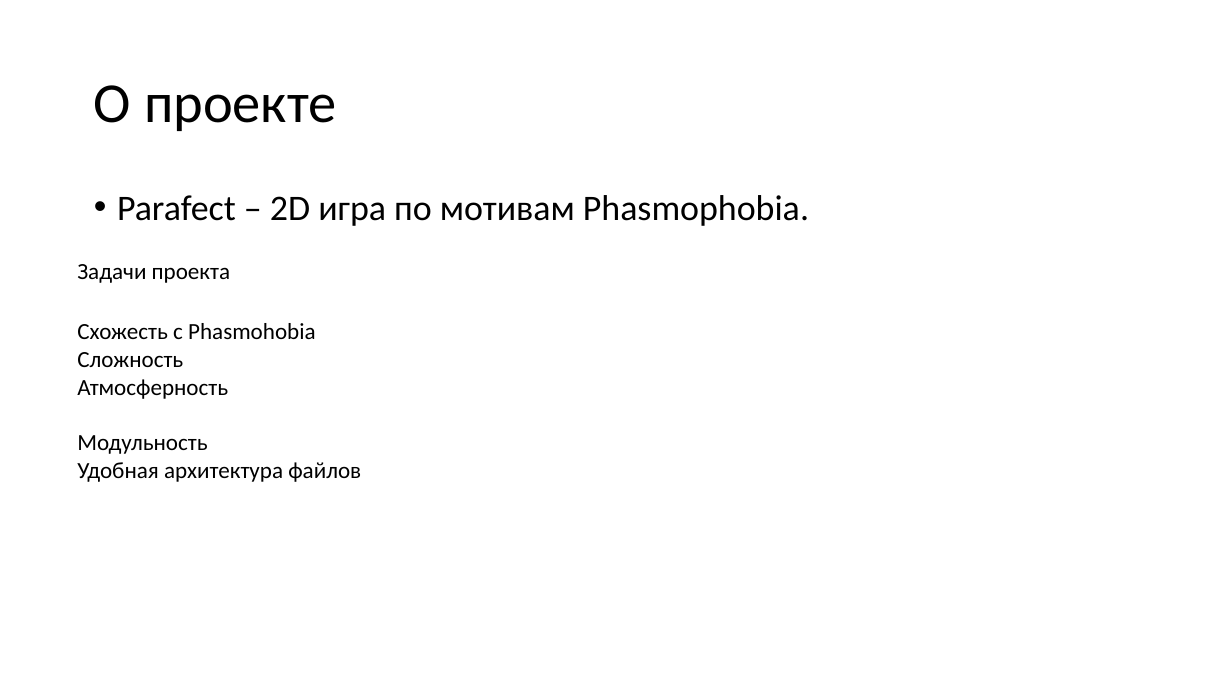
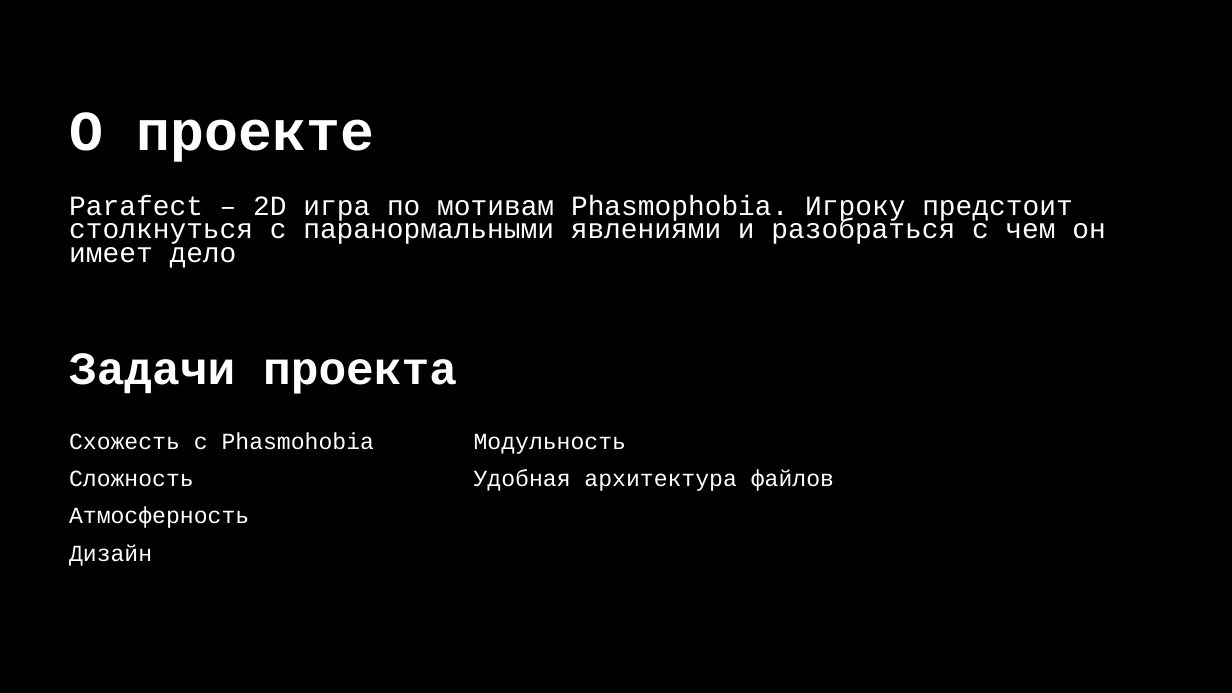
Before and after one commit to txtXD949/parafect, a slide deck: slide 3 of docs/Parafect.pptx (slide 2 before the commit). Drawn at 1232x693 pixels with LibreOffice and Linux fonts; fonts in the diff are those of the drawing. Boxes give left, top, right and bottom in pixels: in the first picture for what was removed or moved away, otherwise in the second. Text is boxed around its words. In the diff, an @@ line names an element or a change of style, - is before the commit and + after.

```diff
--- a/docs/Parafect.pptx
+++ b/docs/Parafect.pptx
@@ background #FFFFFF to #000000 @@
@@ title "О проекте": place and size @@
-title "О проекте" at <box>94,85,336,131</box>
+title "О проекте" at <box>69,112,374,162</box>
@@ title "О проекте" at <box>69,112,374,162</box>: font Calibri to Courier New, text colour #000000 to #FFFFFF, bold on @@
@@ text at <box>69,195,1105,268</box>: text changed; size 28 to 21.7 pt; font Calibri to Courier New; text colour #000000 to #FFFFFF @@
-• Parafect – 2D игра по мотивам Phasmophobia.
+Parafect – 2D игра по мотивам Phasmophobia. Игроку предстоит столкнуться с паранормальными явлениями и разобраться с чем он имеет дело
@@ text removed at <box>77,323,361,482</box> @@
-Схожесть с Phasmohobia
-Сложность
-Атмосферность
-Модульность
-Удобная архитектура файлов
@@ text "Задачи проекта": place and size @@
-text "Задачи проекта" at <box>77,264,230,283</box>
+text "Задачи проекта" at <box>69,353,457,394</box>
@@ text "Задачи проекта" at <box>69,353,457,394</box>: size 18 to 36 pt, font Calibri to Courier New, text colour #000000 to #FFFFFF, bold on @@
@@ text added at <box>69,432,374,450</box>, 18 pt, text #FFFFFF @@
+Схожесть с Phasmohobia
@@ text added at <box>474,433,626,454</box>, 18 pt, text #FFFFFF @@
+Модульность
@@ text added at <box>69,470,194,487</box>, 18 pt, text #FFFFFF @@
+Сложность
@@ text added at <box>474,469,834,491</box>, 18 pt, text #FFFFFF @@
+Удобная архитектура файлов
@@ text added at <box>69,507,249,528</box>, 18 pt, text #FFFFFF @@
+Атмосферность
@@ text added at <box>69,544,152,566</box>, 18 pt, text #FFFFFF @@
+Дизайн
```
Also in this commit, not shown: 3 other slides changed, 7 slides added, 7 slides removed, 4 other files.
